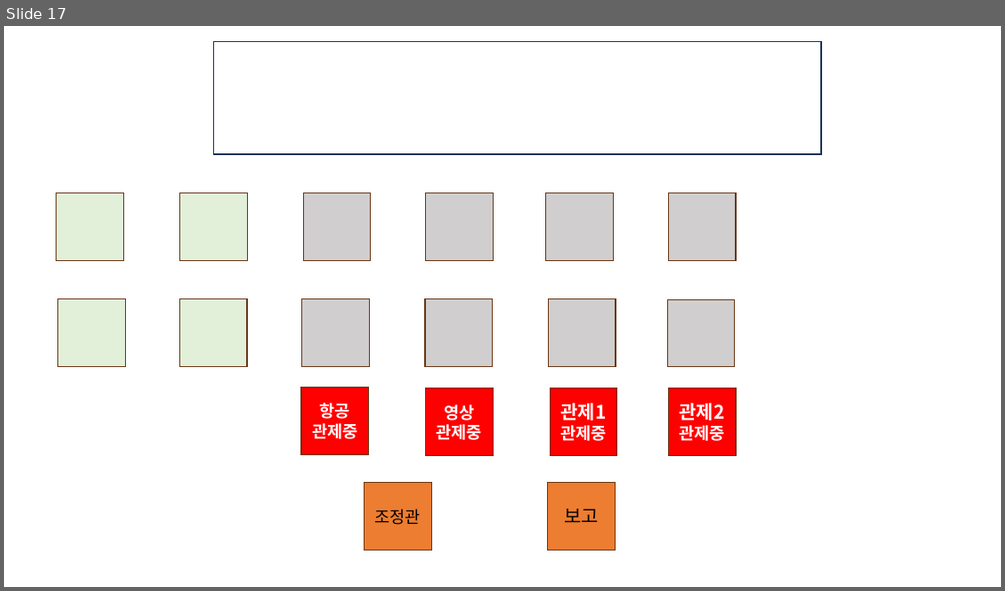
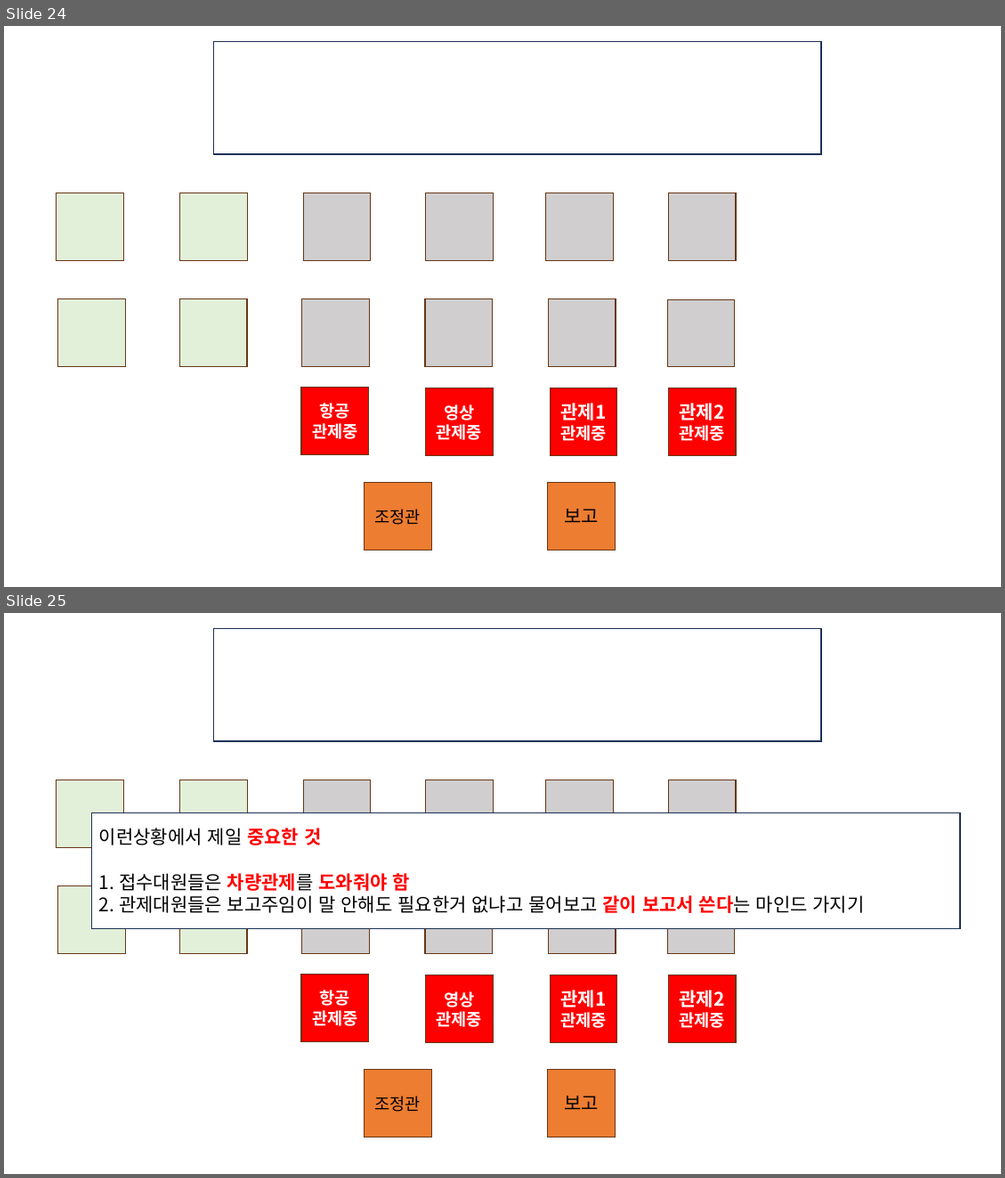
Before and after one commit to Chunopark/fire1, a slide deck: 3팀 상황실 전술.pptx. Shown one above the other, each under a label of ours: slide 17 before the commit, slides 24 and 25 after it. The pictures are 1005x591 and 1005x1178 pixels, drawn with LibreOffice and Linux fonts; fonts in the diff are those of the drawing. Boxes give left, top, right and bottom in pixels: in the first picture for what was removed or moved away, otherwise in the second. Text is boxed around its words. In the diff, an @@ line names an element or a change of style, - is before the commit and + after.

```diff
--- a/3팀 상황실 전술.pptx
+++ b/3팀 상황실 전술.pptx
@@ slide 25 added at (4,613,1001,1174), background #FFFFFF @@
@@ rectangle added at (213,629,821,741), fill #FFFFFF, outline #1E3256 1 pt @@
@@ rectangle added at (57,780,123,848), fill #E2F0D9, outline #683715 1 pt @@
@@ rectangle added at (179,780,247,848), fill #E2F0D9, outline #683715 1 pt @@
@@ rectangle added at (303,780,371,848), fill #D0CECE, outline #683715 1 pt @@
@@ rectangle added at (426,779,493,847), fill #D0CECE, outline #683715 1 pt @@
@@ rectangle added at (546,780,614,848), fill #D0CECE, outline #683715 1 pt @@
@@ rectangle added at (668,780,736,848), fill #D0CECE, outline #683715 1 pt @@
@@ rectangle added at (91,812,960,929), fill #FFFFFF, outline #1E3256 1 pt, 18 pt, text #000000 @@
+이런상황에서 제일 중요한 것
+1. 접수대원들은 차량관제를 도와줘야 함
+2. 관제대원들은 보고주임이 말 안해도 필요한거 없냐고 물어보고 같이 보고서 쓴다는 마인드 가지기
@@ rectangle added at (57,886,125,953), fill #E2F0D9, outline #683715 1 pt @@
@@ rectangle added at (179,886,247,953), fill #E2F0D9, outline #683715 1 pt @@
@@ rectangle added at (302,886,370,953), fill #D0CECE, outline #683715 1 pt @@
@@ rectangle added at (425,886,493,953), fill #D0CECE, outline #683715 1 pt @@
@@ rectangle added at (549,886,615,953), fill #D0CECE, outline #683715 1 pt @@
@@ rectangle added at (667,887,735,954), fill #D0CECE, outline #683715 1 pt @@
@@ rectangle added at (301,974,369,1041), fill #FF0000, outline #683715 1 pt, 16 pt, text #FFFFFF, bold @@
+항공
+관제중
@@ rectangle added at (426,975,493,1042), fill #FF0000, outline #683715 1 pt, 16 pt, text #FFFFFF, bold @@
+영상
+관제중
@@ rectangle added at (550,975,617,1042), fill #FF0000, outline #683715 1 pt, 18 pt, text #FFFFFF, bold @@
+관제1
+관제중
@@ rectangle added at (668,975,736,1042), fill #FF0000, outline #683715 1 pt, 18 pt, text #FFFFFF, bold @@
+관제2
+관제중
@@ rectangle added at (364,1070,432,1136), fill #ED7D31, outline #683715 1 pt, 16 pt, text #000000 @@
+조정관
@@ rectangle added at (548,1070,615,1136), fill #ED7D31, outline #683715 1 pt, 18 pt, text #000000 @@
+보고
@@ what was slide 17 is now slide 24 @@
```
Also in this commit, not shown: 9 other slides added, 1 slide removed.
